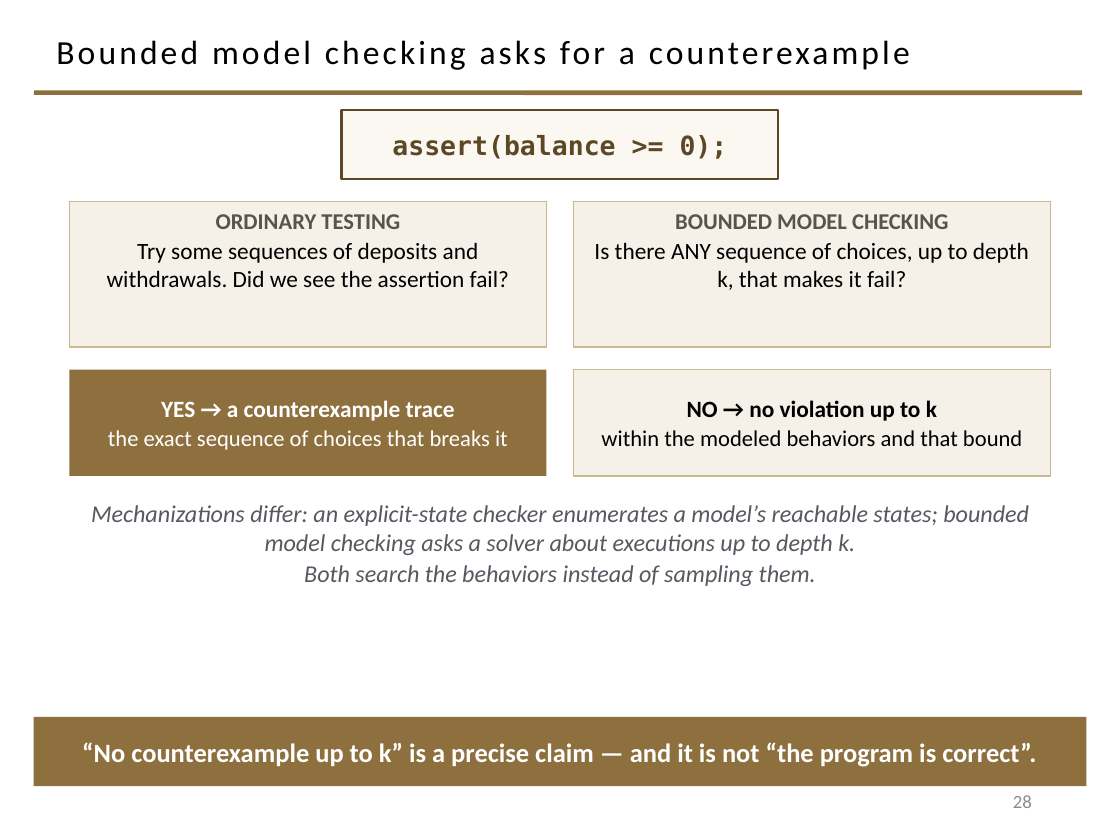
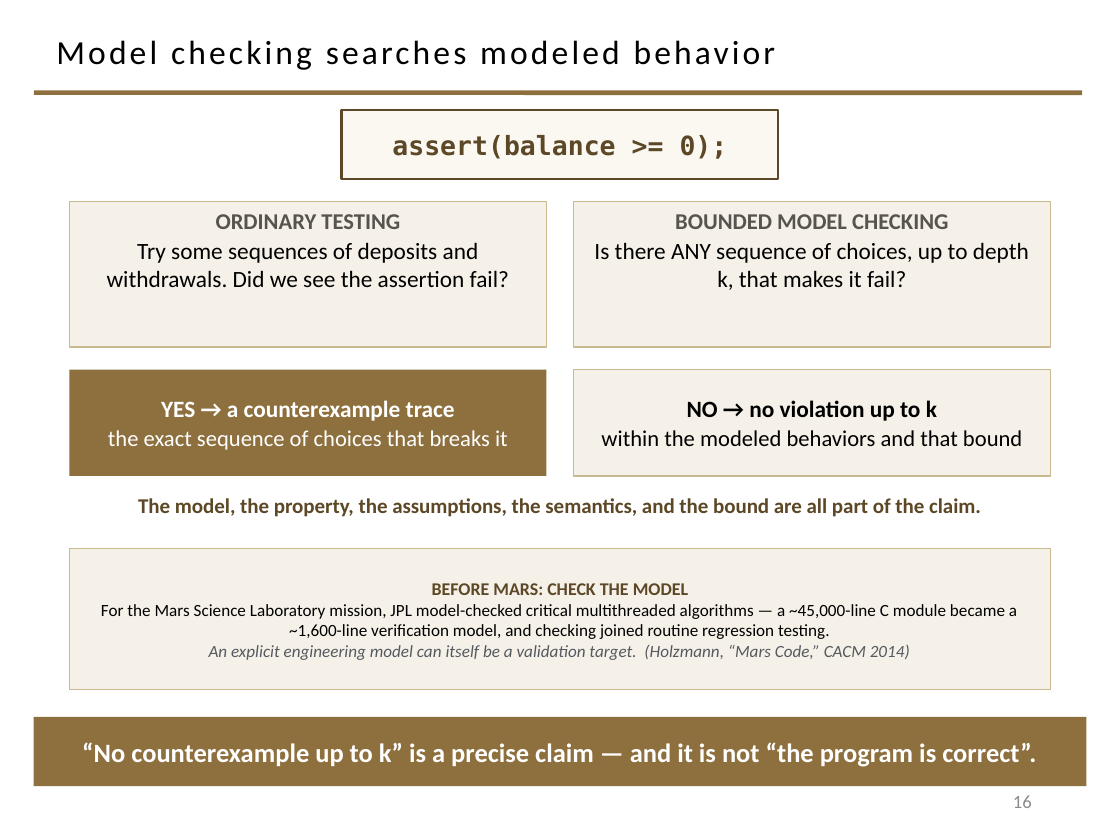
Before and after one commit to davisjam/model-based-agentic-software-engineering, a slide deck: slide 16 of course/lectures/act-1-foundations/08-validation/1-8-Validation.pptx (slide 28 before the commit). Drawn at 1120x840 pixels with LibreOffice and Linux fonts; fonts in the diff are those of the drawing; background and template pictures are left out. Boxes give left, top, right and bottom in pixels: in the first picture for what was removed or moved away, otherwise in the second. Text is boxed around its words. In the diff, an @@ line names an element or a change of style, - is before the commit and + after.

```diff
--- a/course/lectures/act-1-foundations/08-validation/1-8-Validation.pptx
+++ b/course/lectures/act-1-foundations/08-validation/1-8-Validation.pptx
@@ title at [56, 40, 776, 70]: text changed @@
-Bounded model checking asks for a counterexample
+Model checking searches modeled behavior
@@ text at [138, 498, 981, 517]: text changed; size 15.5 to 13.5 pt; text colour #555960 to #5C4826; bold on; italic off @@
-Mechanizations differ: an explicit-state checker enumerates a model’s reachable states; bounded model checking asks a solver about executions up to depth k.
-Both search the behaviors instead of sampling them.
+The model, the property, the assumptions, the semantics, and the bound are all part of the claim.
@@ rectangle added at [69, 549, 1051, 690], fill #F5F1E8, outline #C9B991 1 pt, 11 pt, text #000000 @@
+BEFORE MARS: CHECK THE MODEL
+For the Mars Science Laboratory mission, JPL model-checked critical multithreaded algorithms — a ~45,000-line C module became a ~1,600-line verification model, and checking joined routine regression testing.
+An explicit engineering model can itself be a validation target. (Holzmann, “Mars Code,” CACM 2014)
@@ page number at [1013, 795, 1032, 808]: text changed @@
-28
+16
```
Also in this commit, not shown: 21 other slides changed, 4 slides added, 30 slides removed.
